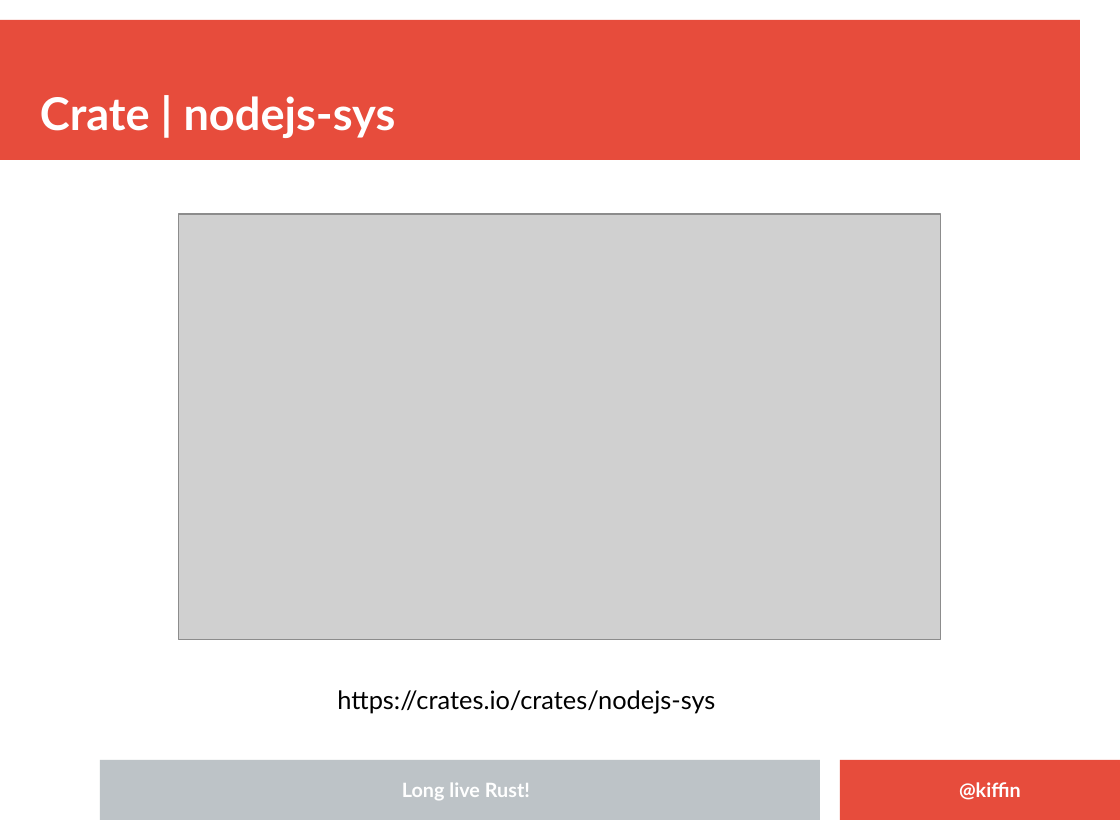
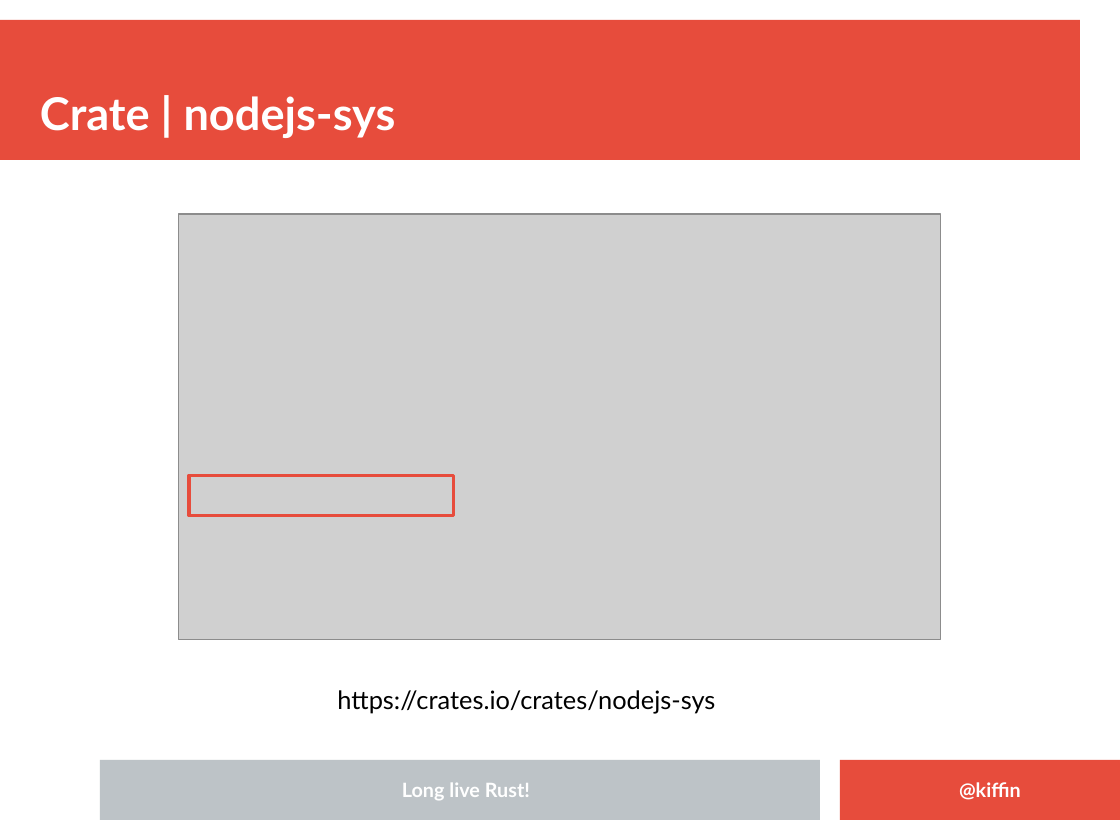
Before and after one commit to kgish/rust-node-addon-template, a slide deck: slide 12 of presentation/Embedding-Rust-in-NodeJS-applications.odp. Drawn at 1120x840 pixels with LibreOffice and Linux fonts; fonts in the diff are those of the drawing; grey boxes stand for pictures; background and template pictures are left out. Boxes give left, top, right and bottom in pixels: in the first picture for what was removed or moved away, otherwise in the second. Text is boxed around its words. In the diff, an @@ line names an element or a change of style, - is before the commit and + after.

```diff
--- a/presentation/Embedding-Rust-in-NodeJS-applications.odp
+++ b/presentation/Embedding-Rust-in-NodeJS-applications.odp
@@ rectangle added at <box>189,476,453,516</box>, outline #E74C3C 2.3 pt @@
```
Also in this commit, not shown: 4 other slides changed, 1 slide added, 1 other file.
